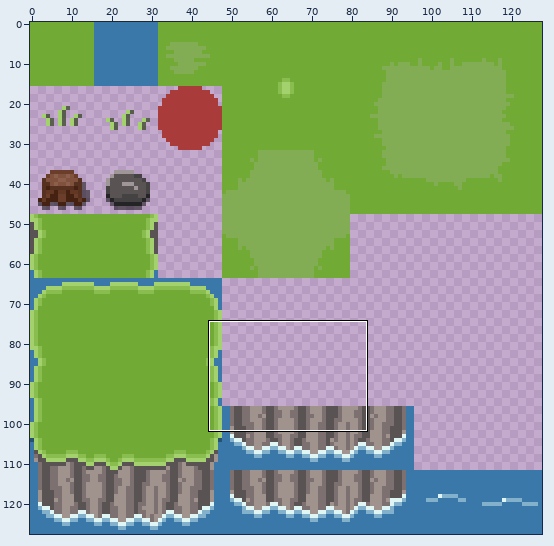
Two versions of one sprite sheet, Assets/Sprites/tileset.png. Above, an overview of the earlier version with the close-up marked.
Close-up. Before the commit:
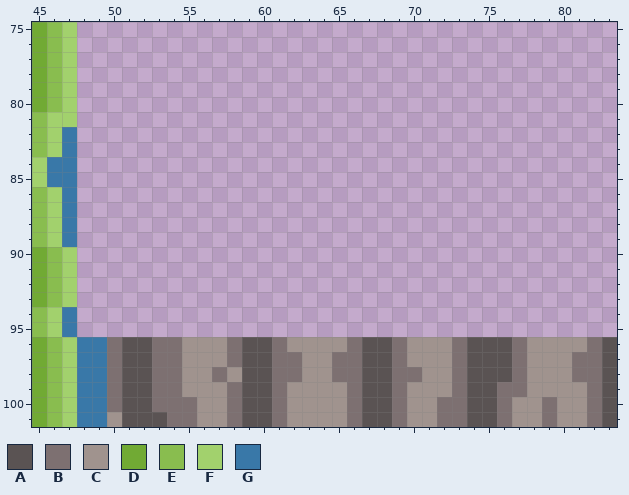
The file is 128x128 pixels. Colours within 5 levels of each other are drawn and written as one. Shown: x 45..83, y 75..101.
Palette (. is transparent): A #5a5353  B #7d7071  C #a0938e  D #71aa34  E #89bd4f  F #a2d16d  G #3978a8
Pixels before, first column x 45:
 75 DEF....................................
 76 DEF....................................
 77 DEF....................................
 78 DEF....................................
 79 DEF....................................
 80 DEF....................................
 81 EFF....................................
 82 EFG....................................
 83 EFG....................................
 84 FGG....................................
 85 FGG....................................
 86 EFG....................................
 87 EFG....................................
 88 EFG....................................
 89 EFG....................................
 90 DEF....................................
 91 DEF....................................
 92 DEF....................................
 93 DEF....................................
 94 EFG....................................
 95 EFG....................................
 96 DEFGGBAABBCCCBAABCCCCBAABCCCBAAABCCCCBA
 97 DEFGGBAABBCCCBAABBCCBBAABCCCBAAABCCCBBA
 98 DEFGGBAABBCCBCAABBCCBBAABBCCBAAABCCCBBA
 99 DEFGGBAABBCCCBAABCCCCBAABCCCBAABBCCCCBA
100 DEFGGBAABBBCCBAABCCCCBAABCCBBAABCCBCCBA
101 DEFGGCAAABBCCBAABCCCCBAABCCBBAABCCBCCBA
The result:
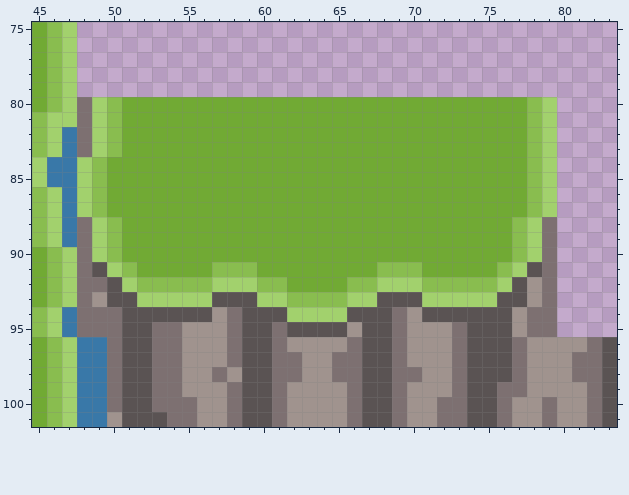
Difference:
Changed rows in their new state; - is an unchanged pixel.
first column x 48:
 80 BFEDDDDDDDDDDDDDDDDDDDDDDDDDDDEF
 81 BFEDDDDDDDDDDDDDDDDDDDDDDDDDDDEF
 82 BFEDDDDDDDDDDDDDDDDDDDDDDDDDDDEF
 83 BFEDDDDDDDDDDDDDDDDDDDDDDDDDDDEF
 84 FEDDDDDDDDDDDDDDDDDDDDDDDDDDDDEF
 85 FEDDDDDDDDDDDDDDDDDDDDDDDDDDDDEF
 86 FEDDDDDDDDDDDDDDDDDDDDDDDDDDDDEF
 87 FEDDDDDDDDDDDDDDDDDDDDDDDDDDDDEF
 88 BFEDDDDDDDDDDDDDDDDDDDDDDDDDDEFB
 89 BFEDDDDDDDDDDDDDDDDDDDDDDDDDDEFB
 90 BFEDDDDDDDDDDDDDDDDDDDDDDDDDDEFB
 91 BAFEDDDDDEEEDDDDDDDDEEEDDDDDEFAB
 92 BBAFEEEEEFFFEEDDDDEEFFFEEEEEFACB
 93 BCAAFFFFFAAAFFEEEEFFAAAFFFFFAACB
 94 BBBAAAAAACBAAAFFFFAAABCAAAAAACBB
 95 BBBAABBCCCBAABAAAACAABCCCBAAACBB
Pixel boxes of the changes (left, top, right, bottom) in both close-ups:
added: (77, 97, 557, 337)
